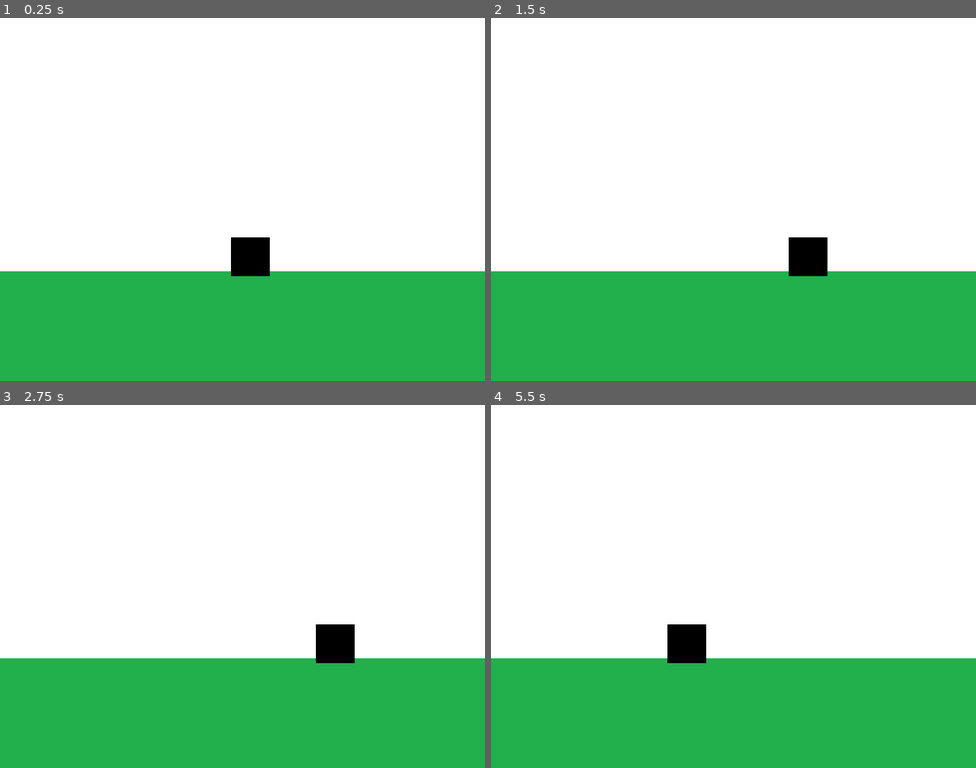
Above: before the commit, frames 1-4 (two rows, left to right).
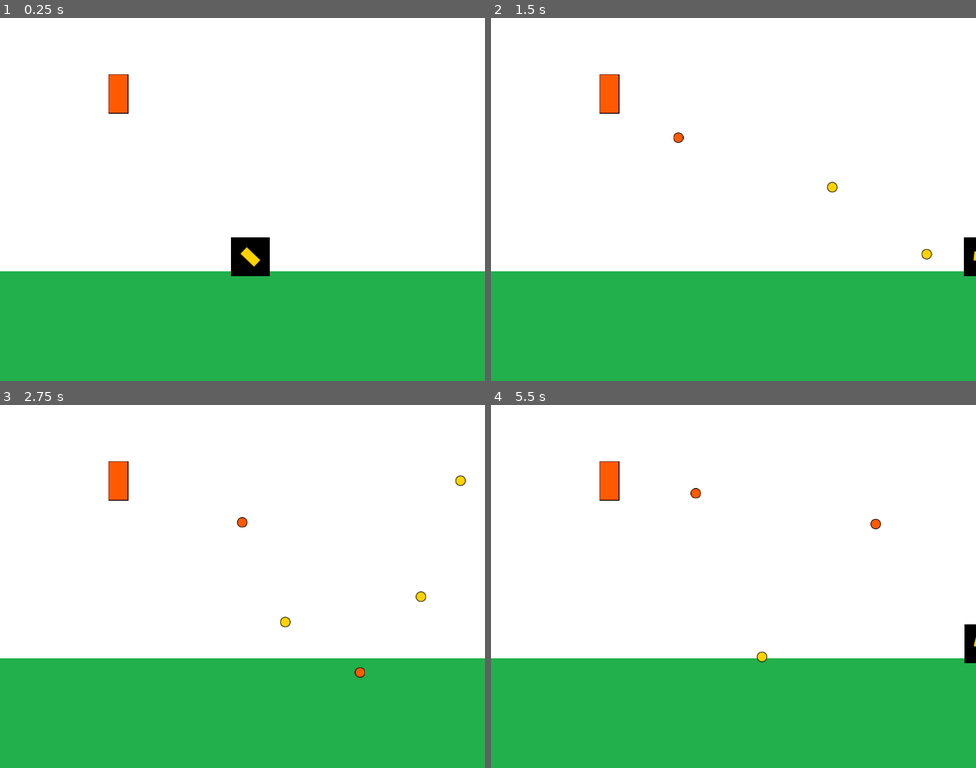
Above: after the commit, the same moments.

Repository: adriancardozo/entregas-ipv-cardozo-adrian
Game: Godot game, scene res://Main.tscn
Two runs of this game, one before a commit and one after it. Both use one fixed random seed, a clock stepped at 60 frames per second and the inputs below.
Inputs (mouse positions are in pixels of both pictures, inside the frame that each line leads up to):
- Up to frame 1 (0.25 s): no input
- Up to frame 2 (1.5 s): tap Enter at 0.5 s; move the mouse to (840, 181) at 0.52 s; hold D (move_right) 0.53-1.28 s; click (840, 181) at 0.6 s; move the mouse to (636, 217) at 1.27 s; hold A (move_left) from 1.28 s (still down); click (636, 217) at 1.35 s
- Up to frame 3 (2.75 s): move the mouse to (291, 506) at 2.02 s; release A (move_left) at 2.03 s; hold D (move_right) from 2.03 s (still down); click (291, 506) at 2.1 s
- Up to frame 4 (5.5 s): move the mouse to (709, 659) at 2.77 s; click (709, 659) at 2.85 s; move the mouse to (879, 640) at 3.52 s; release D (move_right) at 3.53 s; hold A (move_left) from 3.53 s (still down); click (879, 640) at 3.6 s; move the mouse to (588, 532) at 4.27 s; click (588, 532) at 4.35 s; move the mouse to (757, 586) at 5.02 s; click (757, 586) at 5.1 s

The runs differ from the first frame. In frame 1, 0.6% of the frame differs, in the area x 22-54%, y 15-69%; in frame 2, 1.7%, in the area x 22-100%, y 15-72%; in frame 3, 1.6%; in frame 4, 1.7%.

Commit message:
Se completó la entrega y se agregó MRUV al player

Diff:
--- /dev/null
+++ b/entrega-2-cardozo-adrian/Main.gd
@@ -0,0 +1,5 @@
+extends Node
+
+func _ready():
+	$Player.set_projectile_container(self)
+	$Turret.set_values($Player, self)
--- a/entrega-2-cardozo-adrian/Main.tscn
+++ b/entrega-2-cardozo-adrian/Main.tscn
@@ -1,10 +1,13 @@
-[gd_scene load_steps=4 format=2]
+[gd_scene load_steps=6 format=2]
 
 [ext_resource path="res://entities/player/Player.tscn" type="PackedScene" id=1]
 [ext_resource path="res://assets/textures/background.png" type="Texture" id=2]
 [ext_resource path="res://assets/textures/floor.png" type="Texture" id=3]
+[ext_resource path="res://Main.gd" type="Script" id=4]
+[ext_resource path="res://entities/enemies/Turret.tscn" type="PackedScene" id=5]
 
 [node name="Main" type="Node"]
+script = ExtResource( 4 )
 
 [node name="Background" type="TextureRect" parent="."]
 anchor_right = 1.0
@@ -27,3 +30,6 @@
 
 [node name="Player" parent="." instance=ExtResource( 1 )]
 position = Vector2( 413.003, 395.272 )
+
+[node name="Turret" parent="." instance=ExtResource( 5 )]
+position = Vector2( 195.03, 126.056 )
--- /dev/null
+++ b/entrega-2-cardozo-adrian/entities/AbstractProjectile.gd
@@ -0,0 +1,23 @@
+extends Sprite
+class_name Projectile
+
+signal delete_requested(projectile)
+
+var direction: Vector2
+export (float) var speed
+
+func _ready():
+	set_physics_process(false)
+
+func set_starting_values(starting_position: Vector2, direction: Vector2):
+	global_position = starting_position
+	self.direction = direction
+	$Timer.start()
+	set_physics_process(true)
+
+func _physics_process(delta):
+	position += direction*speed*delta
+
+
+func _on_Timer_timeout():
+	emit_signal("delete_requested", self)
--- /dev/null
+++ b/entrega-2-cardozo-adrian/entities/AbstractProjectile.tscn
@@ -0,0 +1,11 @@
+[gd_scene load_steps=2 format=2]
+
+[ext_resource path="res://entities/AbstractProjectile.gd" type="Script" id=1]
+
+[node name="Projectile" type="Sprite"]
+script = ExtResource( 1 )
+
+[node name="Timer" type="Timer" parent="."]
+one_shot = true
+
+[connection signal="timeout" from="Timer" to="." method="_on_Timer_timeout"]
--- /dev/null
+++ b/entrega-2-cardozo-adrian/entities/enemies/Projectile.tscn
@@ -0,0 +1,11 @@
+[gd_scene load_steps=3 format=2]
+
+[ext_resource path="res://entities/AbstractProjectile.tscn" type="PackedScene" id=1]
+[ext_resource path="res://assets/textures/proyectile_turret.png" type="Texture" id=2]
+
+[node name="Projectile" instance=ExtResource( 1 )]
+texture = ExtResource( 2 )
+speed = 300.0
+
+[node name="Timer" parent="." index="0"]
+wait_time = 5.0
--- /dev/null
+++ b/entrega-2-cardozo-adrian/entities/enemies/Turret.gd
@@ -0,0 +1,24 @@
+extends Sprite
+
+export (PackedScene) var projectile_scene: PackedScene
+var player
+var projectile_container: Node
+onready var fire_position: Position2D = $FirePosition
+
+func set_values(player, projectile_container):
+	self.player = player
+	self.projectile_container = projectile_container
+	$Timer.start()
+
+func _on_Timer_timeout():
+	fire()
+
+func fire():
+	var projectile: Projectile = projectile_scene.instance()
+	projectile_container.add_child(projectile)
+	projectile.set_starting_values(fire_position.global_position, (player.global_position - fire_position.global_position).normalized())
+	projectile.connect("delete_requested", self, "_on_projectile_delete_requested")
+
+func _on_projectile_delete_requested(projectile):
+	projectile_container.remove_child(projectile)
+	projectile.queue_free()
--- /dev/null
+++ b/entrega-2-cardozo-adrian/entities/enemies/Turret.tscn
@@ -0,0 +1,17 @@
+[gd_scene load_steps=4 format=2]
+
+[ext_resource path="res://assets/textures/turret.png" type="Texture" id=1]
+[ext_resource path="res://entities/enemies/Turret.gd" type="Script" id=2]
+[ext_resource path="res://entities/enemies/Projectile.tscn" type="PackedScene" id=3]
+
+[node name="Turret" type="Sprite"]
+texture = ExtResource( 1 )
+script = ExtResource( 2 )
+projectile_scene = ExtResource( 3 )
+
+[node name="FirePosition" type="Position2D" parent="."]
+position = Vector2( 0, -25 )
+
+[node name="Timer" type="Timer" parent="."]
+
+[connection signal="timeout" from="Timer" to="." method="_on_Timer_timeout"]
--- /dev/null
+++ b/entrega-2-cardozo-adrian/entities/player/Cannon.gd
@@ -0,0 +1,16 @@
+extends Sprite
+
+onready var fire_position: Position2D = $FirePosition
+export (PackedScene) var projectile_scene: PackedScene
+
+var projectile_container: Node
+
+func fire():
+	var projectile_instance: Projectile = projectile_scene.instance()
+	projectile_container.add_child(projectile_instance)
+	projectile_instance.set_starting_values(fire_position.global_position, (fire_position.global_position - global_position).normalized())
+	projectile_instance.connect("delete_requested", self, "_on_projectile_delete_requested")
+
+func _on_projectile_delete_requested(projectile):
+	projectile_container.remove_child(projectile)
+	projectile.queue_free()
--- a/entrega-2-cardozo-adrian/entities/player/Player.gd
+++ b/entrega-2-cardozo-adrian/entities/player/Player.gd
@@ -1,18 +1,29 @@
 extends Sprite
 
+onready var cannon: Sprite = $Cannon
+var velocity: Vector2 = Vector2.ZERO
+export (float) var ACCELERATION: float = 20.0
+export (float) var H_SPEED_LIMIT: float = 600.0
+export (float) var FRICTION_WEIGHT: float = 0.1
+
 var speed = 200 #Pixeles
+var projectile_container: Node
+
+func set_projectile_container(container: Node):
+	cannon.projectile_container = container
+	projectile_container = container
 
 func _physics_process(delta):
-	# Manera básica
-	var direction:int = 0
-	if Input.is_action_pressed("move_left"):
-		direction = -1
-	elif Input.is_action_pressed("move_right"):
-		direction = 1
 
-	#position.x += direction * speed * delta
+	var mouse_position: Vector2 = get_global_mouse_position()
+	cannon.look_at(mouse_position)
 
-	# Manera optimizada
-	var direction_optimized:int = int(Input.is_action_pressed("move_right")) - int(Input.is_action_pressed("move_left"))
+	if Input.is_action_just_pressed("fire"):
+		cannon.fire()
 
-	position.x += direction_optimized * speed * delta
+	var direction:int = int(Input.is_action_pressed("move_right")) - int(Input.is_action_pressed("move_left"))
+	if direction != 0:
+		velocity.x = clamp(velocity.x + (direction * ACCELERATION), -H_SPEED_LIMIT, H_SPEED_LIMIT)
+	else:
+		velocity.x = lerp(velocity.x, 0, FRICTION_WEIGHT) if abs(velocity.x) > 1 else 0
+	position += velocity * delta
--- a/entrega-2-cardozo-adrian/entities/player/Player.tscn
+++ b/entrega-2-cardozo-adrian/entities/player/Player.tscn
@@ -1,9 +1,20 @@
-[gd_scene load_steps=3 format=2]
+[gd_scene load_steps=6 format=2]
 
 [ext_resource path="res://entities/player/Player.gd" type="Script" id=1]
 [ext_resource path="res://assets/textures/player.png" type="Texture" id=2]
+[ext_resource path="res://assets/textures/cannon.png" type="Texture" id=3]
+[ext_resource path="res://entities/player/Cannon.gd" type="Script" id=4]
+[ext_resource path="res://entities/player/Projectile.tscn" type="PackedScene" id=5]
 
 [node name="Player" type="Sprite"]
 position = Vector2( -0.0635071, 0.165405 )
 texture = ExtResource( 2 )
 script = ExtResource( 1 )
+
+[node name="Cannon" type="Sprite" parent="."]
+texture = ExtResource( 3 )
+script = ExtResource( 4 )
+projectile_scene = ExtResource( 5 )
+
+[node name="FirePosition" type="Position2D" parent="Cannon"]
+position = Vector2( 13, 0 )
--- /dev/null
+++ b/entrega-2-cardozo-adrian/entities/player/Projectile.tscn
@@ -0,0 +1,11 @@
+[gd_scene load_steps=3 format=2]
+
+[ext_resource path="res://entities/AbstractProjectile.tscn" type="PackedScene" id=1]
+[ext_resource path="res://assets/textures/proyectile_player.png" type="Texture" id=2]
+
+[node name="Projectile" instance=ExtResource( 1 )]
+texture = ExtResource( 2 )
+speed = 200.0
+
+[node name="Timer" parent="." index="0"]
+wait_time = 3.0
--- a/entrega-2-cardozo-adrian/project.godot
+++ b/entrega-2-cardozo-adrian/project.godot
@@ -8,8 +8,14 @@
 
 config_version=4
 
-_global_script_classes=[  ]
+_global_script_classes=[ {
+"base": "Sprite",
+"class": "Projectile",
+"language": "GDScript",
+"path": "res://entities/AbstractProjectile.gd"
+} ]
 _global_script_class_icons={
+"Projectile": ""
 }
 
 [application]
@@ -38,6 +44,11 @@
 , Object(InputEventKey,"resource_local_to_scene":false,"resource_name":"","device":0,"alt":false,"shift":false,"control":false,"meta":false,"command":false,"pressed":false,"scancode":16777233,"unicode":0,"echo":false,"script":null)
  ]
 }
+fire={
+"deadzone": 0.5,
+"events": [ Object(InputEventMouseButton,"resource_local_to_scene":false,"resource_name":"","device":0,"alt":false,"shift":false,"control":false,"meta":false,"command":false,"button_mask":0,"position":Vector2( 0, 0 ),"global_position":Vector2( 0, 0 ),"factor":1.0,"button_index":1,"pressed":false,"doubleclick":false,"script":null)
+ ]
+}
 
 [rendering]
 
